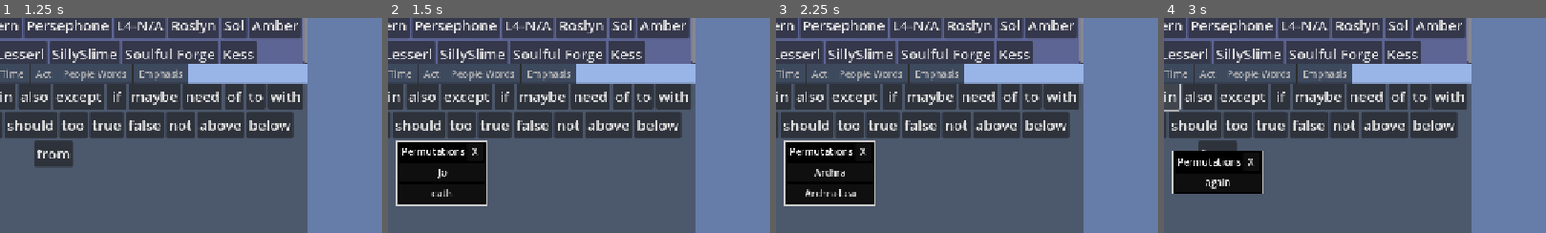
Above: before the commit, frames 1-4 (left to right).
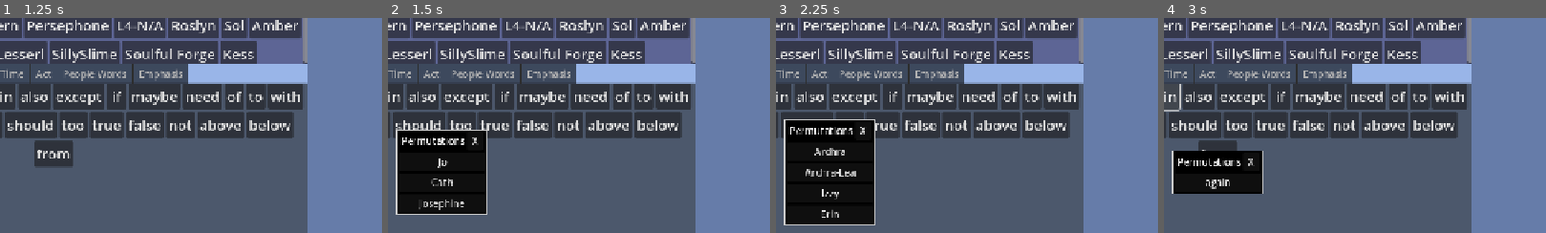
Above: after the commit, the same moments.

Repository: persephonesPoms/leaboard
Game: Godot game, scene res://Main.tscn
Same seed, same stepped clock (60 frames per second), same inputs: the game is played once before the commit and once after it.
Inputs (mouse positions are % of the whole screen's width and height, from its top left):
- Up to frame 1 (1.25 s): click (47, 98) at 0.52 s; type "12" at 0.6 s
- Up to frame 2 (1.5 s): click "Jo" at 1.25 s
- Up to frame 3 (2.25 s): click "Archra" at 2 s
- Up to frame 4 (3 s): click "again" at 2.75 s
The pictures show only the part of the screen within x 43-93%, y 14-64%; the shares and areas given below are measured in that part.

Frame 1 is identical in both runs. In frame 2, 3.4% of the frame differs, in the area x 2-26%, y 52-92%; in frame 3, 5.7%, in the area x 2-26%, y 47-97%; in frame 4, nothing differs.

Commit message:
Plurality words per Lea's request

Diff:
--- a/mobile_scene.tscn
+++ b/mobile_scene.tscn
@@ -135,47 +135,7 @@
 [ext_resource type="Resource" uid="uid://dyk1yivokr2ju" path="res://words/time/eventually.tres" id="133_jj7i4"]
 [ext_resource type="Resource" uid="uid://j4p2qde2h7t2" path="res://words/time/soon.tres" id="134_5w4as"]
 [ext_resource type="Resource" uid="uid://cd52se6yu51vl" path="res://wordsets/actions.tres" id="135_aphog"]
-[ext_resource type="Resource" uid="uid://c08mg00vnah6d" path="res://words/action/help.tres" id="136_xythh"]
-[ext_resource type="Resource" uid="uid://cmbxcf60ipp3v" path="res://words/action/talk.tres" id="137_3je7k"]
-[ext_resource type="Resource" uid="uid://bmn0gnpgjmvfd" path="res://words/action/try.tres" id="138_l1vn4"]
-[ext_resource type="Resource" uid="uid://by8bbpveh6mtm" path="res://words/action/use.tres" id="139_6kqtm"]
-[ext_resource type="Resource" uid="uid://cwws4jrqfavgb" path="res://words/action/make.tres" id="140_4tqq5"]
-[ext_resource type="Resource" uid="uid://b35cpnufxi8rd" path="res://words/action/work.tres" id="141_7pcut"]
-[ext_resource type="Resource" uid="uid://55582f2ntw4n" path="res://words/action/think.tres" id="142_pbqv5"]
-[ext_resource type="Resource" uid="uid://b121mvmpqcspy" path="res://words/action/sleep.tres" id="143_gagev"]
-[ext_resource type="Resource" uid="uid://cm0niiuf8edkp" path="res://words/action/wake.tres" id="144_6k14g"]
-[ext_resource type="Resource" uid="uid://cwy6diqdmu07n" path="res://words/action/play.tres" id="145_k2b2a"]
-[ext_resource type="Resource" uid="uid://d1lyobqqjwgv2" path="res://words/action/hit.tres" id="146_m3es0"]
-[ext_resource type="Resource" uid="uid://72aygwkur5kx" path="res://words/action/show.tres" id="147_udjfx"]
-[ext_resource type="Resource" uid="uid://bxtokgrnh5b1a" path="res://words/action/choose.tres" id="148_uiwpo"]
-[ext_resource type="Resource" uid="uid://bxprkty03rcib" path="res://words/action/draw.tres" id="149_akuvp"]
-[ext_resource type="Resource" uid="uid://cwi3jgybkjb1y" path="res://words/action/pet.tres" id="150_8yv3e"]
-[ext_resource type="Resource" uid="uid://df70w47j0pwq" path="res://words/action/take.tres" id="151_2ap4f"]
-[ext_resource type="Resource" uid="uid://soivx3x0cj1x" path="res://words/action/give.tres" id="152_jfywf"]
-[ext_resource type="Resource" uid="uid://dlkegkrxd8cen" path="res://words/action/go.tres" id="153_capqy"]
-[ext_resource type="Resource" uid="uid://bpoxxdg56kuvm" path="res://words/action/run.tres" id="154_pf1we"]
-[ext_resource type="Resource" uid="uid://dmp35fxfwsimj" path="res://words/action/throw.tres" id="155_jjaw2"]
 [ext_resource type="Resource" uid="uid://ci7ggv7u2p772" path="res://wordsets/people_words.tres" id="156_c2m6p"]
-[ext_resource type="Resource" uid="uid://c1ijy88y48k1r" path="res://words/people words/person.tres" id="157_egib7"]
-[ext_resource type="Resource" uid="uid://cgssn1xsty4j4" path="res://words/people words/tone.tres" id="158_8rh6r"]
-[ext_resource type="Resource" uid="uid://c13ggevm50ldl" path="res://words/people words/friend.tres" id="159_osi8k"]
-[ext_resource type="Resource" uid="uid://q7yuffkbsc8s" path="res://words/people words/lover.tres" id="160_lh5yu"]
-[ext_resource type="Resource" uid="uid://cyw4awfdsehv4" path="res://words/people words/kind.tres" id="161_3116i"]
-[ext_resource type="Resource" uid="uid://ntjb0lisegu" path="res://words/people words/sarcasm.tres" id="162_4ql5j"]
-[ext_resource type="Resource" uid="uid://cwvxnom5lj7ih" path="res://words/people words/mean.tres" id="163_215nf"]
-[ext_resource type="Resource" uid="uid://c2wbxdvb72o6l" path="res://words/people words/sidwell.tres" id="164_1ykvj"]
-[ext_resource type="Resource" uid="uid://cc5337xwqeq3p" path="res://words/people words/manuela.tres" id="165_rwy54"]
-[ext_resource type="Resource" uid="uid://bvbsn7qnqjm0r" path="res://words/people words/thank.tres" id="166_jbffi"]
-[ext_resource type="Resource" uid="uid://7c8710c1b0pm" path="res://words/people words/gender_id.tres" id="167_12l8r"]
-[ext_resource type="Resource" uid="uid://bumyk5t3lupom" path="res://words/people words/girl.tres" id="168_vn6xj"]
-[ext_resource type="Resource" uid="uid://cb2uor8mtu1r8" path="res://words/people words/boy.tres" id="169_hi501"]
-[ext_resource type="Resource" uid="uid://cgxvppfcu5htc" path="res://words/people words/enby.tres" id="170_4xids"]
-[ext_resource type="Resource" uid="uid://dcmfxdym6vwta" path="res://words/people words/gay.tres" id="171_s43tc"]
-[ext_resource type="Resource" uid="uid://cq2pxtvoimbwc" path="res://words/people words/lesbian.tres" id="172_1cua7"]
-[ext_resource type="Resource" uid="uid://d4b6ncagl0wt0" path="res://words/people words/sapphic.tres" id="173_r3uvy"]
-[ext_resource type="Resource" uid="uid://6lopdrlf5ymm" path="res://words/people words/bi-pan.tres" id="174_re0r3"]
-[ext_resource type="Resource" uid="uid://bxvkid3806cvf" path="res://words/people words/Ortet.tres" id="175_hl55d"]
-[ext_resource type="Resource" uid="uid://b8ro8q4y0oijp" path="res://words/people words/Ramet.tres" id="176_c8qpd"]
 [ext_resource type="Resource" uid="uid://ckxyrpcrwxd8s" path="res://wordsets/emphasis.tres" id="177_kpdtg"]
 [ext_resource type="Resource" uid="uid://8sxc65f3svpu" path="res://words/emphasis/fuck.tres" id="178_3nlkr"]
 [ext_resource type="Resource" uid="uid://bjir2ij3kxc4r" path="res://words/emphasis/hell.tres" id="179_oclja"]
@@ -437,7 +397,6 @@
 alignment = 1
 script = ExtResource("2_y7wsv")
 wordset = ExtResource("135_aphog")
-words = Array[ExtResource("5_y08vk")]([ExtResource("136_xythh"), ExtResource("9_oi4dl"), ExtResource("137_3je7k"), ExtResource("128_nwc2u"), ExtResource("138_l1vn4"), ExtResource("139_6kqtm"), ExtResource("140_4tqq5"), ExtResource("141_7pcut"), ExtResource("142_pbqv5"), ExtResource("143_gagev"), ExtResource("144_6k14g"), ExtResource("145_k2b2a"), ExtResource("146_m3es0"), ExtResource("147_udjfx"), ExtResource("148_uiwpo"), ExtResource("149_akuvp"), ExtResource("150_8yv3e"), ExtResource("151_2ap4f"), ExtResource("152_jfywf"), ExtResource("153_capqy"), ExtResource("154_pf1we"), ExtResource("155_jjaw2")])
 
 [node name="People Words" type="ScrollContainer" parent="VBoxContainer/Panel/VBoxContainer/VBoxContainer/Panel3/TabContainer"]
 visible = false
@@ -451,7 +410,6 @@
 alignment = 1
 script = ExtResource("2_y7wsv")
 wordset = ExtResource("156_c2m6p")
-words = Array[ExtResource("5_y08vk")]([ExtResource("157_egib7"), ExtResource("158_8rh6r"), ExtResource("159_osi8k"), ExtResource("160_lh5yu"), ExtResource("161_3116i"), ExtResource("162_4ql5j"), ExtResource("163_215nf"), ExtResource("10_t71we"), ExtResource("11_8u76v"), ExtResource("164_1ykvj"), ExtResource("165_rwy54"), ExtResource("166_jbffi"), ExtResource("167_12l8r"), ExtResource("168_vn6xj"), ExtResource("169_hi501"), ExtResource("170_4xids"), ExtResource("171_s43tc"), ExtResource("172_1cua7"), ExtResource("173_r3uvy"), ExtResource("174_re0r3"), ExtResource("175_hl55d"), ExtResource("176_c8qpd"), ExtResource("75_u2ey2")])
 
 [node name="Emphasis" type="ScrollContainer" parent="VBoxContainer/Panel/VBoxContainer/VBoxContainer/Panel3/TabContainer"]
 visible = false
--- /dev/null
+++ b/words/action/connect.tres
@@ -0,0 +1,11 @@
+[gd_resource type="Resource" script_class="LeaWord" load_steps=2 format=3 uid="uid://dok5wsirofliq"]
+
+[ext_resource type="Script" uid="uid://bhl3v5nbxbjvt" path="res://words/leaboard_word.gd" id="1_oboou"]
+
+[resource]
+script = ExtResource("1_oboou")
+display_name = "connect"
+permutations = Array[String](["connect", "connected", "connecting", "connects", "connection"])
+nospace_after = false
+nospace_before = false
+metadata/_custom_type_script = "uid://bhl3v5nbxbjvt"
--- /dev/null
+++ b/words/concepts/character.tres
@@ -0,0 +1,11 @@
+[gd_resource type="Resource" script_class="LeaWord" load_steps=2 format=3 uid="uid://cqf1v57bkgkmc"]
+
+[ext_resource type="Script" uid="uid://bhl3v5nbxbjvt" path="res://words/leaboard_word.gd" id="1_n2api"]
+
+[resource]
+script = ExtResource("1_n2api")
+display_name = "character"
+permutations = Array[String](["character", "characters", "characterization", "characterize", "characterizing", "characterizes", "characterized"])
+nospace_after = false
+nospace_before = false
+metadata/_custom_type_script = "uid://bhl3v5nbxbjvt"
--- a/words/emphasis/hell.tres
+++ b/words/emphasis/hell.tres
@@ -5,7 +5,7 @@
 [resource]
 script = ExtResource("1_oc4qw")
 display_name = "hell"
-permutations = Array[String](["hell", "HELL", "damn", "DAMN", "heck"])
+permutations = Array[String](["hell", "damn", "heck"])
 nospace_after = false
 nospace_before = false
 metadata/_custom_type_script = "uid://bhl3v5nbxbjvt"
--- a/words/names/archra.tres
+++ b/words/names/archra.tres
@@ -5,7 +5,7 @@
 [resource]
 script = ExtResource("1_jrxr0")
 display_name = "Archra"
-permutations = Array[String](["Archra", "Archra-Lea"])
+permutations = Array[String](["Archra", "Archra-Lea", "Izzy", "Erin"])
 nospace_after = false
 nospace_before = false
 metadata/_custom_type_script = "uid://bhl3v5nbxbjvt"
--- a/words/names/jo.tres
+++ b/words/names/jo.tres
@@ -5,7 +5,7 @@
 [resource]
 script = ExtResource("1_jstgd")
 display_name = "Jo"
-permutations = Array[String](["Jo", "cath"])
+permutations = Array[String](["Jo", "Cath", "Josephine"])
 nospace_after = false
 nospace_before = false
 metadata/_custom_type_script = "uid://bhl3v5nbxbjvt"
--- /dev/null
+++ b/words/people words/fictive.tres
@@ -0,0 +1,11 @@
+[gd_resource type="Resource" script_class="LeaWord" load_steps=2 format=3 uid="uid://dyc2165xcwfbo"]
+
+[ext_resource type="Script" uid="uid://bhl3v5nbxbjvt" path="res://words/leaboard_word.gd" id="1_svw4j"]
+
+[resource]
+script = ExtResource("1_svw4j")
+display_name = "fictive"
+permutations = Array[String](["fictive", "fictives", "source"])
+nospace_after = false
+nospace_before = false
+metadata/_custom_type_script = "uid://bhl3v5nbxbjvt"
--- /dev/null
+++ b/words/people words/headmate-alter.tres
@@ -0,0 +1,11 @@
+[gd_resource type="Resource" script_class="LeaWord" load_steps=2 format=3 uid="uid://cme72qm7eu7x6"]
+
+[ext_resource type="Script" uid="uid://bhl3v5nbxbjvt" path="res://words/leaboard_word.gd" id="1_udv6t"]
+
+[resource]
+script = ExtResource("1_udv6t")
+display_name = "headmate"
+permutations = Array[String](["headmate", "headmates", "alter", "alters"])
+nospace_after = false
+nospace_before = false
+metadata/_custom_type_script = "uid://bhl3v5nbxbjvt"
--- a/wordsets/actions.tres
+++ b/wordsets/actions.tres
@@ -37,9 +37,10 @@
 [ext_resource type="Resource" uid="uid://cumf7k8ba80vh" path="res://words/action/leave-exit.tres" id="35_ubl8x"]
 [ext_resource type="Resource" uid="uid://c0ckky5kphlgm" path="res://words/action/offer.tres" id="36_cpwcv"]
 [ext_resource type="Resource" uid="uid://x10laxxscahi" path="res://words/action/see.tres" id="37_fk736"]
+[ext_resource type="Resource" uid="uid://dok5wsirofliq" path="res://words/action/connect.tres" id="38_gchle"]
 
 [resource]
 script = ExtResource("1_cv7yg")
-words = Array[ExtResource("2_d2ule")]([ExtResource("3_0dc4f" …(805 unchanged characters)… rce("36_cpwcv"), ExtResource("37_fk736")])
+words = Array[ExtResource("2_d2ule")]([ExtResource("3_0dc4f" …(805 unchanged characters)… rce("36_cpwcv"), ExtResource("37_fk736"), ExtResource("38_gchle")])
 is_common = false
 metadata/_custom_type_script = "uid://bsnfgfse84nlf"
--- a/wordsets/concepts.tres
+++ b/wordsets/concepts.tres
@@ -33,9 +33,10 @@
 [ext_resource type="Resource" uid="uid://dafdmx8ayaedq" path="res://words/concepts/canon.tres" id="31_h8py6"]
 [ext_resource type="Resource" uid="uid://dsqlqq836pb2a" path="res://words/concepts/thing.tres" id="32_kulyj"]
 [ext_resource type="Resource" uid="uid://bnhs5ebxsq5w2" path="res://words/concepts/torment.tres" id="33_kulyj"]
+[ext_resource type="Resource" uid="uid://cqf1v57bkgkmc" path="res://words/concepts/character.tres" id="34_eix56"]
 
 [resource]
 script = ExtResource("1_yv2po")
-words = Array[ExtResource("2_77b1k")]([ExtResource("3_jan0q" …(705 unchanged characters)… rce("32_kulyj"), ExtResource("33_kulyj")])
+words = Array[ExtResource("2_77b1k")]([ExtResource("3_jan0q" …(705 unchanged characters)… rce("32_kulyj"), ExtResource("33_kulyj"), ExtResource("34_eix56")])
 is_common = false
 metadata/_custom_type_script = "uid://bsnfgfse84nlf"
--- a/wordsets/people_words.tres
+++ b/wordsets/people_words.tres
@@ -27,9 +27,11 @@
 [ext_resource type="Resource" uid="uid://b8ro8q4y0oijp" path="res://words/people words/Ramet.tres" id="25_7i053"]
 [ext_resource type="Resource" uid="uid://vil55je5x678" path="res://words/people words/sorry.tres" id="26_rc5ga"]
 [ext_resource type="Resource" uid="uid://cm1w2p3cognta" path="res://words/concepts/name.tres" id="27_x4o6e"]
+[ext_resource type="Resource" uid="uid://dyc2165xcwfbo" path="res://words/people words/fictive.tres" id="28_ifaae"]
+[ext_resource type="Resource" uid="uid://cme72qm7eu7x6" path="res://words/people words/headmate-alter.tres" id="29_wxgm4"]
 
 [resource]
 script = ExtResource("1_lb5ki")
-words = Array[ExtResource("2_16575")]([ExtResource("3_o6apa" …(555 unchanged characters)… rce("26_rc5ga"), ExtResource("27_x4o6e")])
+words = Array[ExtResource("2_16575")]([ExtResource("3_o6apa" …(555 unchanged characters)… rce("26_rc5ga"), ExtResource("27_x4o6e"), ExtResource("28_ifaae"), ExtResource("29_wxgm4")])
 is_common = false
 metadata/_custom_type_script = "uid://bsnfgfse84nlf"
Not shown: 1 places in mobile_scene.tscn that only renumber resources
Not shown: 1 places in wordsets/actions.tres that only renumber resources
Not shown: 1 places in wordsets/concepts.tres that only renumber resources
Not shown: 1 places in wordsets/people_words.tres that only renumber resources
